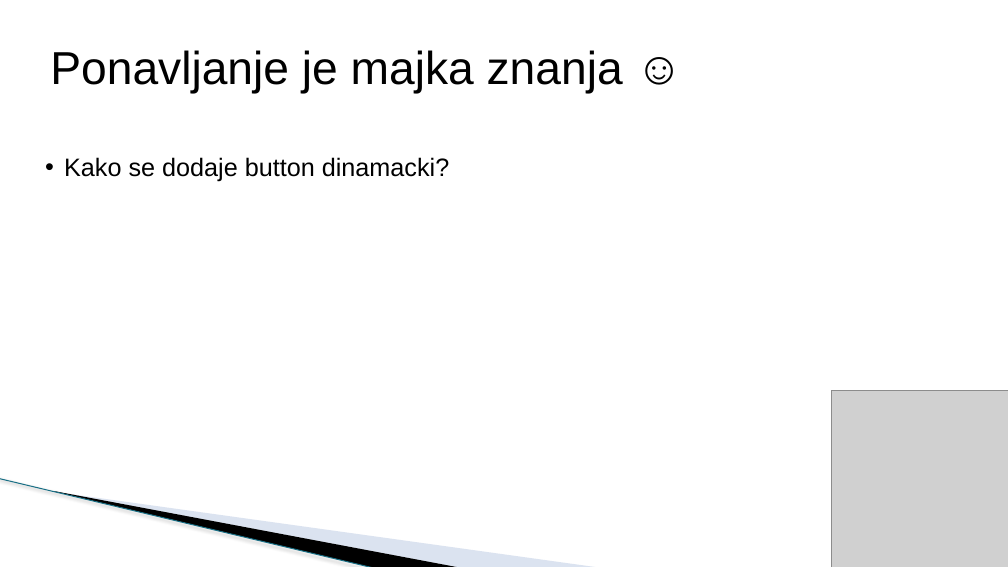
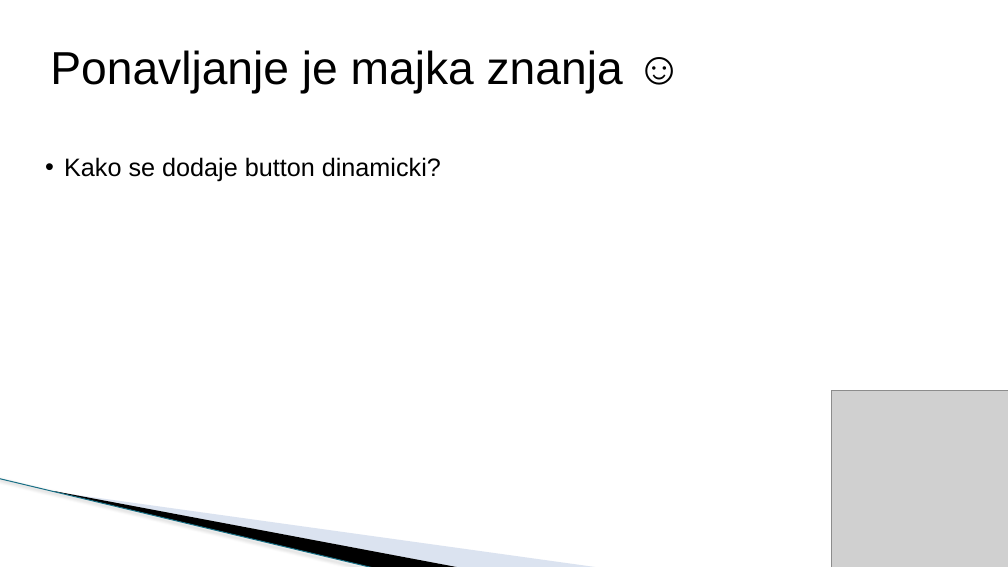
Before and after one commit to todalexcode/kurs-front-end, a slide deck: slide 3 of sesija-29/PPT/Front-End Developer-29.pptx. Drawn at 1008x567 pixels with LibreOffice and Linux fonts; fonts in the diff are those of the drawing; grey boxes stand for pictures; background and template pictures are left out. Boxes give left, top, right and bottom in pixels: in the first picture for what was removed or moved away, otherwise in the second. Text is boxed around its words. In the diff, an @@ line names an element or a change of style, - is before the commit and + after.

```diff
--- a/sesija-29/PPT/Front-End Developer-29.pptx
+++ b/sesija-29/PPT/Front-End Developer-29.pptx
@@ text at box(64, 157, 441, 182): text changed @@
-  • Kako se dodaje button dinamacki?
+  • Kako se dodaje button dinamicki?
```
Also in this commit, not shown: 1 other slide changed, 2 other files.
